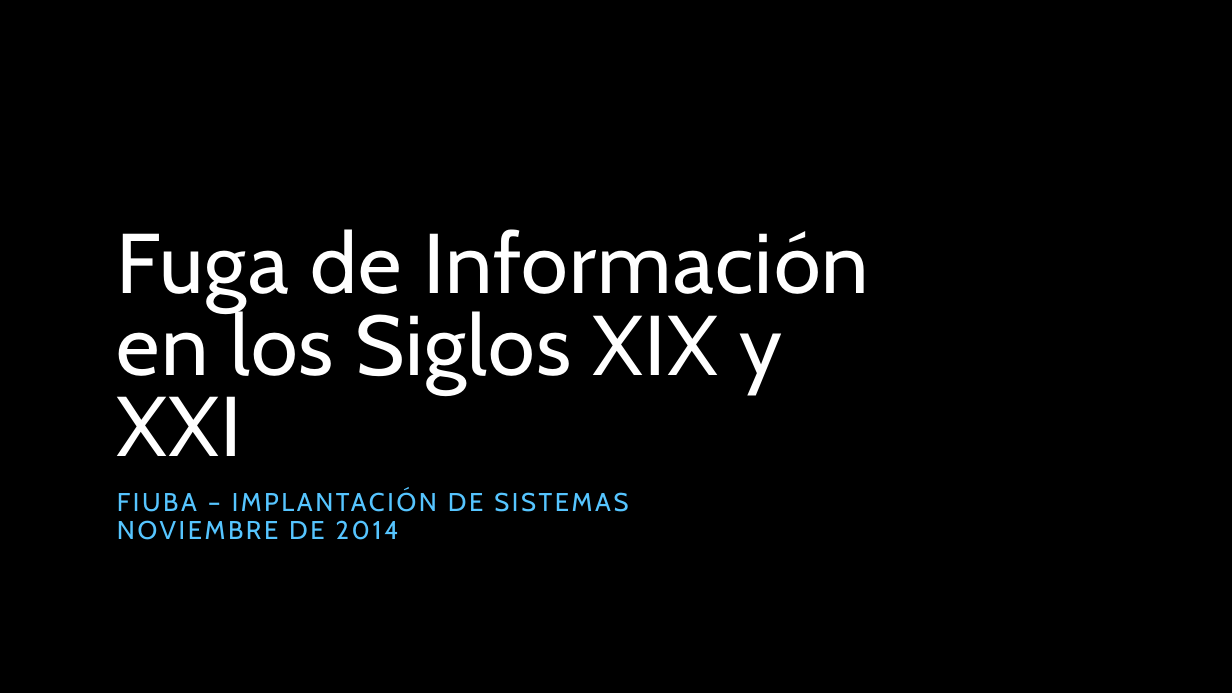
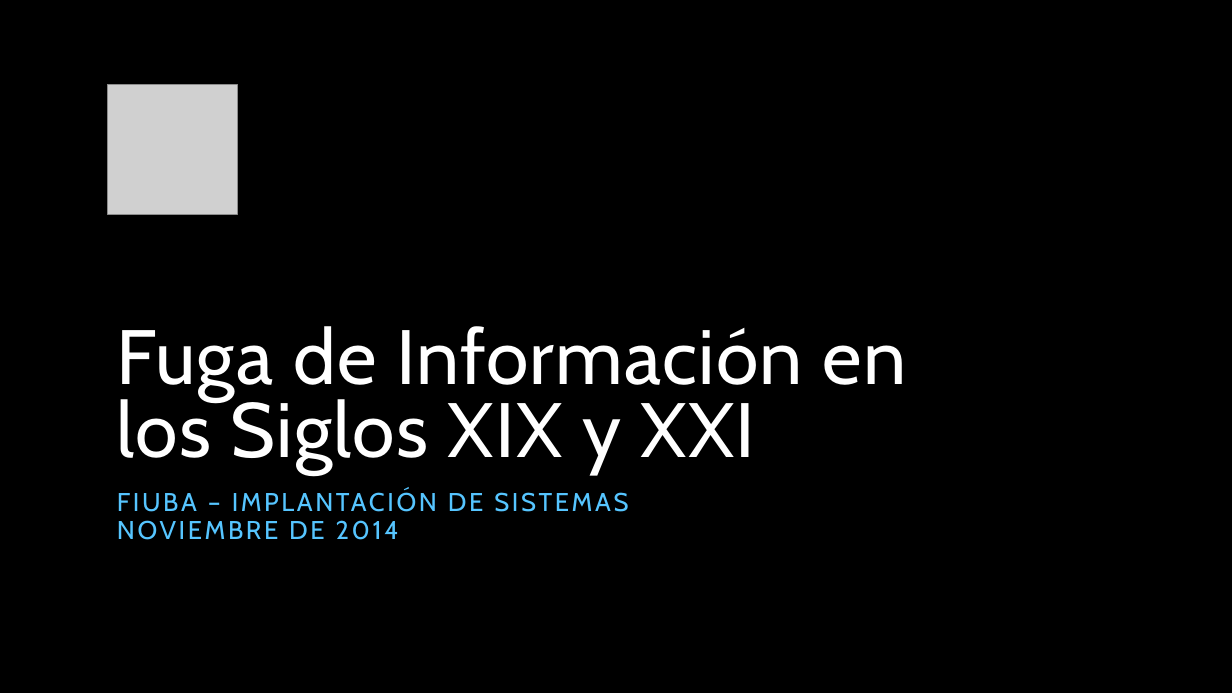
Before and after one commit to miparnisari/implantaciondesistemas, a slide deck: slide 1 of Presentacion/Fuga de Información en los Siglos XIX y.pptx. Drawn at 1232x693 pixels with LibreOffice and Linux fonts; fonts in the diff are those of the drawing; grey boxes stand for pictures; background and template pictures are left out. Boxes give left, top, right and bottom in pixels: in the first picture for what was removed or moved away, otherwise in the second. Text is boxed around its words. In the diff, an @@ line names an element or a change of style, - is before the commit and + after.

```diff
--- a/Presentacion/Fuga de Información en los Siglos XIX y.pptx
+++ b/Presentacion/Fuga de Información en los Siglos XIX y.pptx
@@ picture added at [107, 85, 238, 215] @@
@@ title "Fuga de Información en los ..." at [117, 326, 907, 475]: size 66 to 60 pt @@
```
Also in this commit, not shown: 8 other slides changed, 6 slides added, 2 slides removed.
